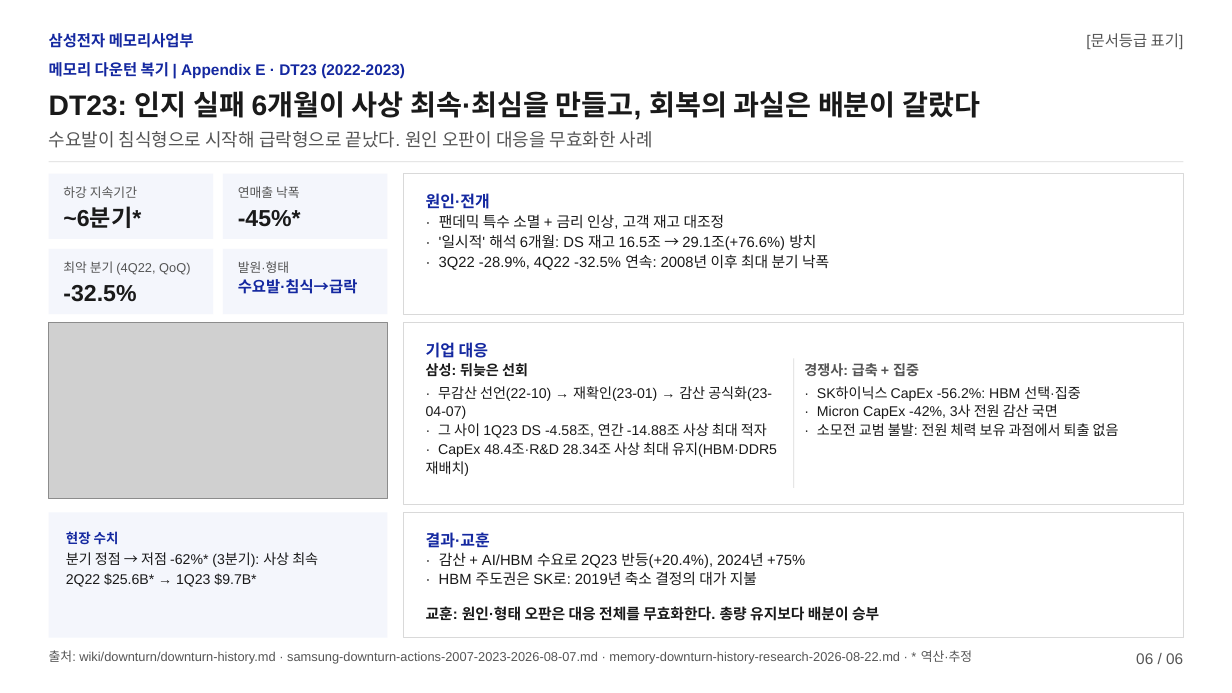
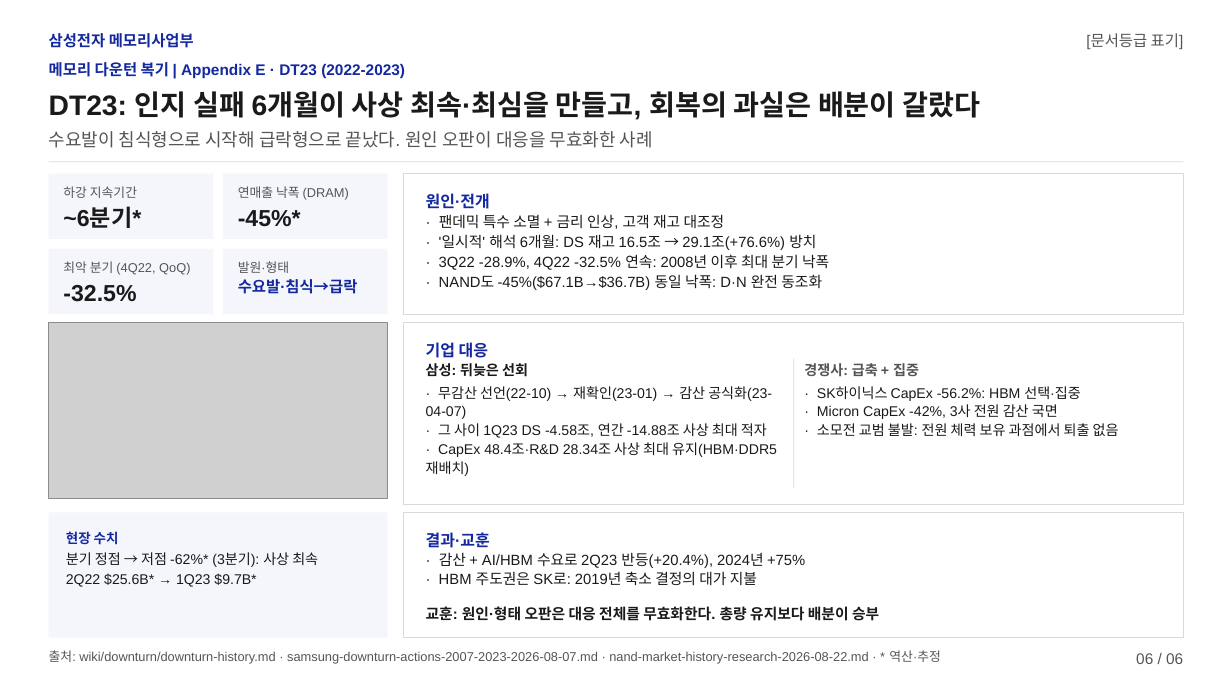
Before and after one commit to k31001/action-learning, a slide deck: slide 6 of outputs/presentation/downturn-review.pptx. Drawn at 1232x693 pixels with LibreOffice and Linux fonts; fonts in the diff are those of the drawing; grey boxes stand for pictures. Boxes give left, top, right and bottom in pixels: in the first picture for what was removed or moved away, otherwise in the second. Text is boxed around its words. In the diff, an @@ line names an element or a change of style, - is before the commit and + after.

```diff
--- a/outputs/presentation/downturn-review.pptx
+++ b/outputs/presentation/downturn-review.pptx
@@ text at <box>238,186,349,200</box>: text changed @@
-연매출 낙폭
+연매출 낙폭 (DRAM)
@@ text at <box>439,274,822,290</box>: paragraph added @@
+· NAND도 -45%($67.1B→$36.7B) 동일 낙폭: D·N 완전 동조화
@@ text at <box>49,650,940,664</box>: text changed @@
-출처: wiki/downturn/downturn-history.md · samsung-downturn-actions-2007-2023-2026-08-07.md · memory-downturn-history-research-2026-08-22.md · * 역산·추정
+출처: wiki/downturn/downturn-history.md · samsung-downturn-actions-2007-2023-2026-08-07.md · nand-market-history-research-2026-08-22.md · * 역산·추정
```
Also in this commit, not shown: 5 other slides changed, 16 other files.
